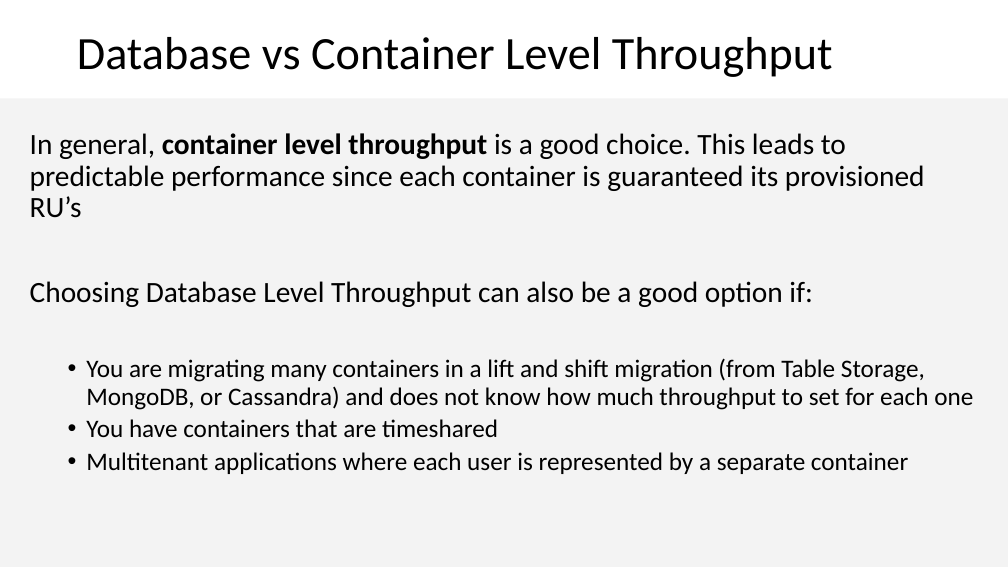
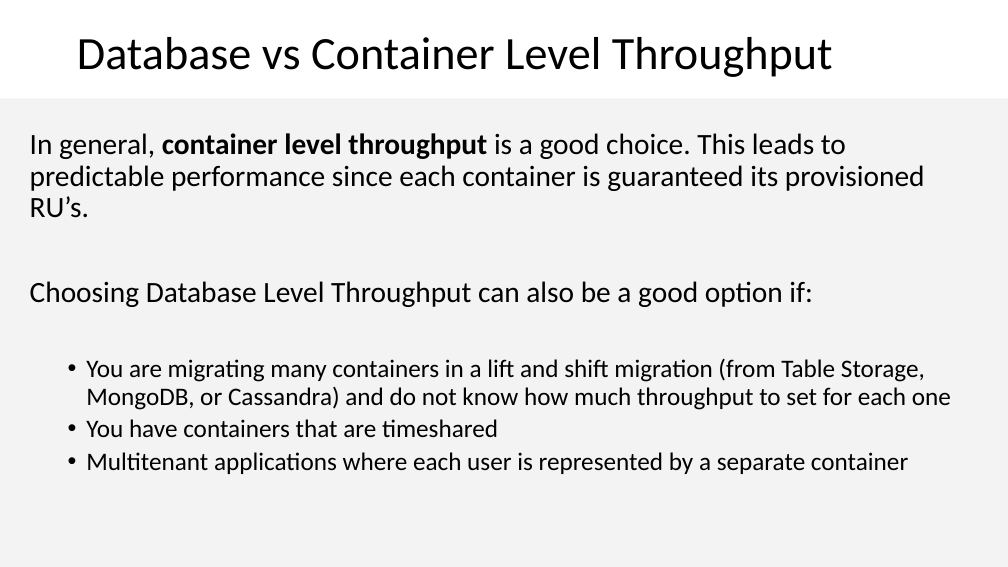
Before and after one commit to CosmosDB/labs, a slide deck: slide 11 of decks/Request-Units-Billing.pptx (slide 9 before the commit). Drawn at 1008x567 pixels with LibreOffice and Linux fonts; fonts in the diff are those of the drawing. Boxes give left, top, right and bottom in pixels: in the first picture for what was removed or moved away, otherwise in the second. Text is boxed around its words. In the diff, an @@ line names an element or a change of style, - is before the commit and + after.

```diff
--- a/decks/Request-Units-Billing.pptx
+++ b/decks/Request-Units-Billing.pptx
@@ text at [30, 133, 925, 218]: text changed @@
-In general, container level throughput is a good choice. This leads to predictable performance since each container is guaranteed its provisioned RU’s
+In general, container level throughput is a good choice. This leads to predictable performance since each container is guaranteed its provisioned RU’s.
@@ text at [86, 358, 951, 410]: text changed @@
-  • You are migrating many containers in a lift and shift migration (from Table Storage, MongoDB, or Cassandra) and does not know how much throughput to set for each one
+  • You are migrating many containers in a lift and shift migration (from Table Storage, MongoDB, or Cassandra) and do not know how much throughput to set for each one
```
Also in this commit, not shown: 5 other slides changed, 2 slides added, 1 other file.
